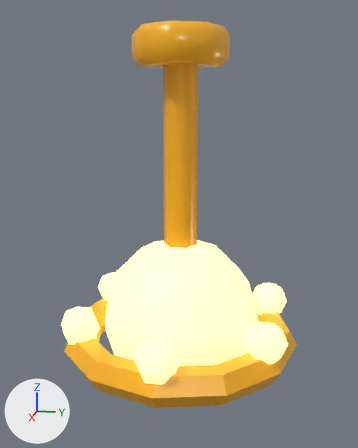
Before and after pictures for a commit that changed the FBX model world_overhaul/export/decoration/Lux_Chandelier.fbx.
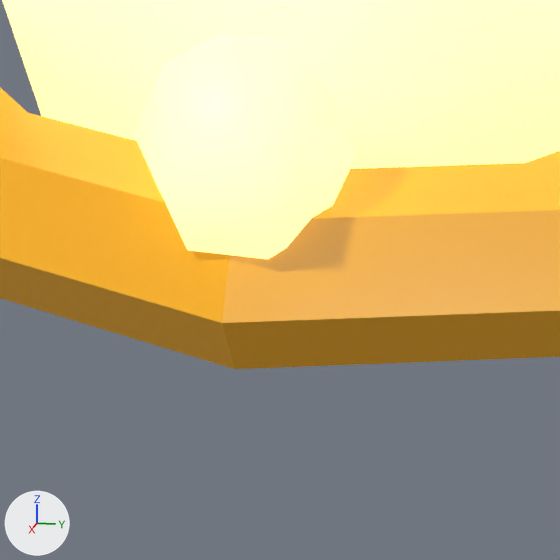
Each version appears first whole from a camera (50 mm lens) standing at (4.21, 0.83, 3.01) and looking at (-0.03, -0.02, 1.95), and next in a close-up on the part from 30% to 62% of the width and 74% to 100% of the height. Every picture has the same lights, and +X, +Y and +Z are marked at lower left. The older version's two pictures come first.

In view in the first close-up: 'Lux_Chandelier', 'Lux_Chandelier_Glow_GLOW_WARM'.
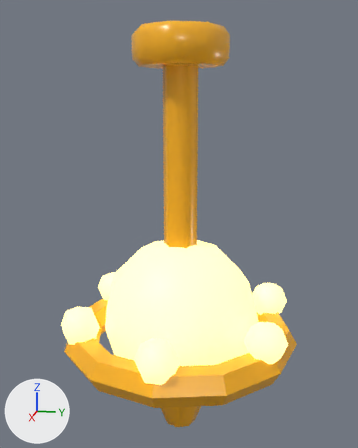
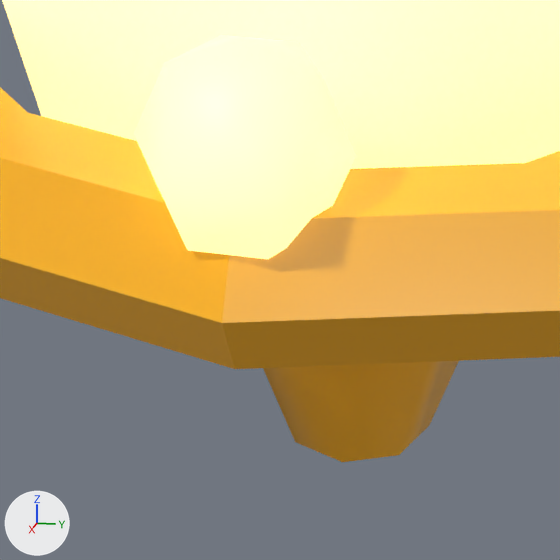
What differs and where, as boxes (x1, y1, x2, y2) in the close-ups (560 x 560 px):
'Lux_Chandelier', reshaped
    before: (0, 87, 560, 369)
    after: (0, 87, 560, 462)
part 1 of me_lux_chandelier, added (brown)
    after: (263, 361, 459, 462)

Patch to the scene script:
```diff
--- a/world_overhaul/export/decoration/Lux_Chandelier.fbx.py
+++ b/world_overhaul/export/decoration/Lux_Chandelier.fbx.py
@@ me_lux_chandelier @@
 # used by ob_lux_chandelier; location = (0.0, 0.0, 0.0)
-me_lux_chandelier.from_pydata(...)  # 132 vertices, 130 faces; spans x -1.07..1.07, y -1.07..1.07, z 0.77..3.6
+me_lux_chandelier.from_pydata(...)  # 148 vertices, 140 faces; spans x -1.07..1.07, y -1.07..1.07, z 0.0..3.6
+# me_lux_chandelier part 1: a new loose piece, an 8-sided cut cone along z (radius 0.15 at the low end, 0.32 at the high end) spanning x -0.32..0.32, y -0.32..0.32, z 0.0..0.45, in mat_wo_palette
 me_lux_chandelier.materials.append(mat_wo_palette)
```
